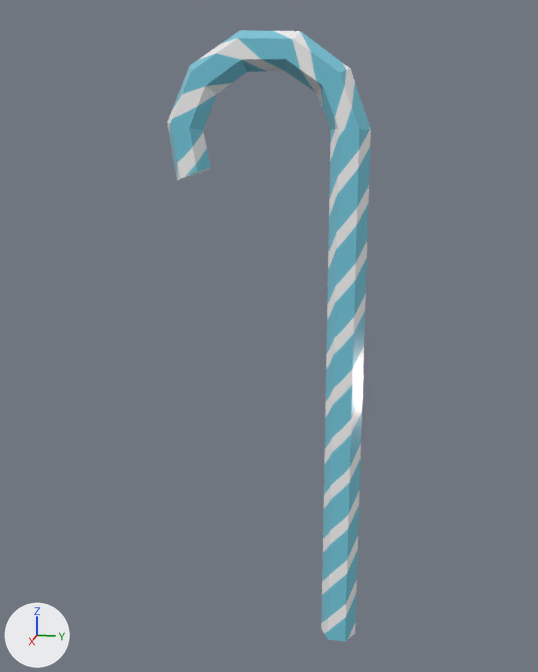
The FBX model Assets/Models/LaskaCzerwona.fbx as it was, and as the next commit left it.
The view is the same before and after, from a 50 mm camera at (6.01, 0.56, 4.28) aimed at (-0.04, -0.65, 2.77). Every picture has the same lights, and +X, +Y and +Z are marked at lower left. Where no turn or scale is listed for an object, it has been applied to the vertices.

In view in the first picture: 'LaskaCzerwona'.
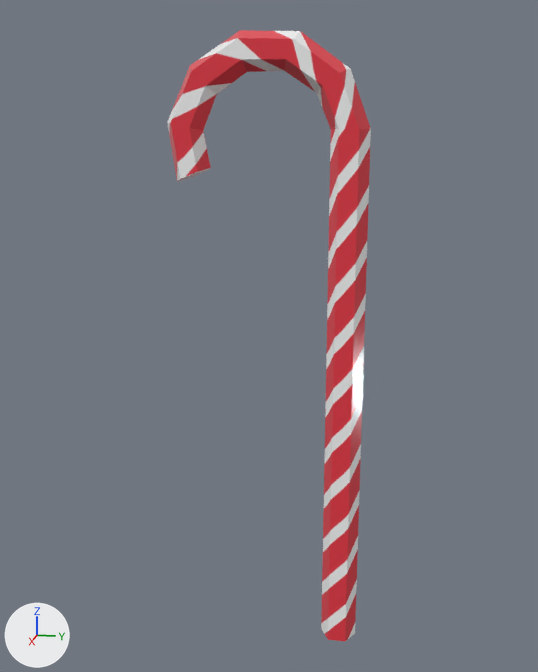
Boxes [x1, y1, x2, y2] around the edits, measured in the pictures (538 x 672 px):
```json
{"object": "LaskaCzerwona", "change": "recoloured", "before": [167, 30, 371, 642], "after": [167, 30, 371, 642], "on screen": "cyan to red"}
```

The change, as JSON lines over the scene's bpy script:
```json
{"op": "add", "block": "img_laskaczerwona_png", "code": ["img_laskaczerwona_png = load_image('LaskaCzerwona.png', '_unpacked/LaskaCzerwona.png', 1024, 1024, 'sRGB')"]}
{"op": "add", "block": "mat_material_019", "code": ["mat_material_019 = principled_material('Material.019')", "mat_material_019.texture = img_laskaczerwona_png  # with its transparency", "mat_material_019.roughness = 0.127"]}
{"block": "me_cylinder_005", "where": "me_cylinder_005.from_pydata(...)  # 48 vertices, 44 faces; spans x -0.13..0.13, y -1.49..0.15, z 0.03..5.2"}
{"op": "remove", "block": "me_cylinder_005", "code": "me_cylinder_005.materials.append(mat_material_010)  # picture img_laskaniebieska_png"}
{"op": "add", "block": "me_cylinder_005", "code": "me_cylinder_005.materials.append(mat_material_019)  # picture img_laskaczerwona_png"}
```
